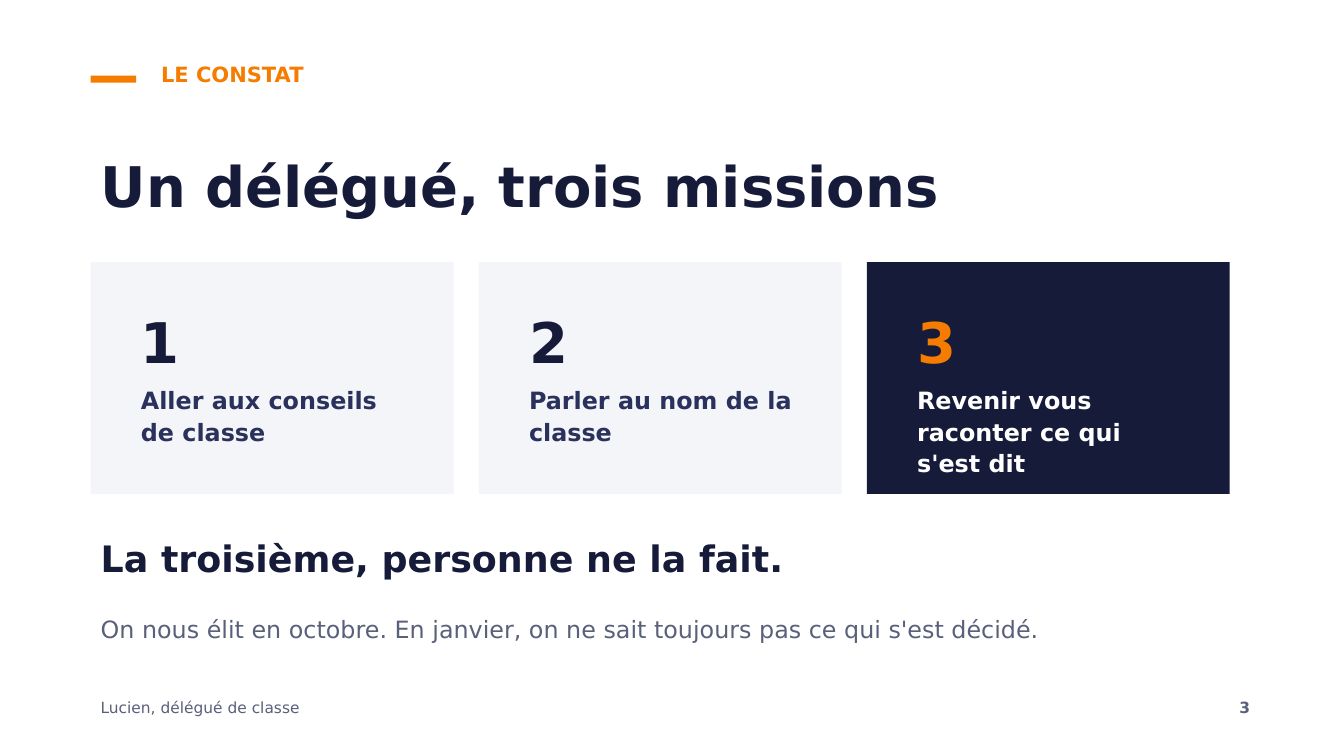
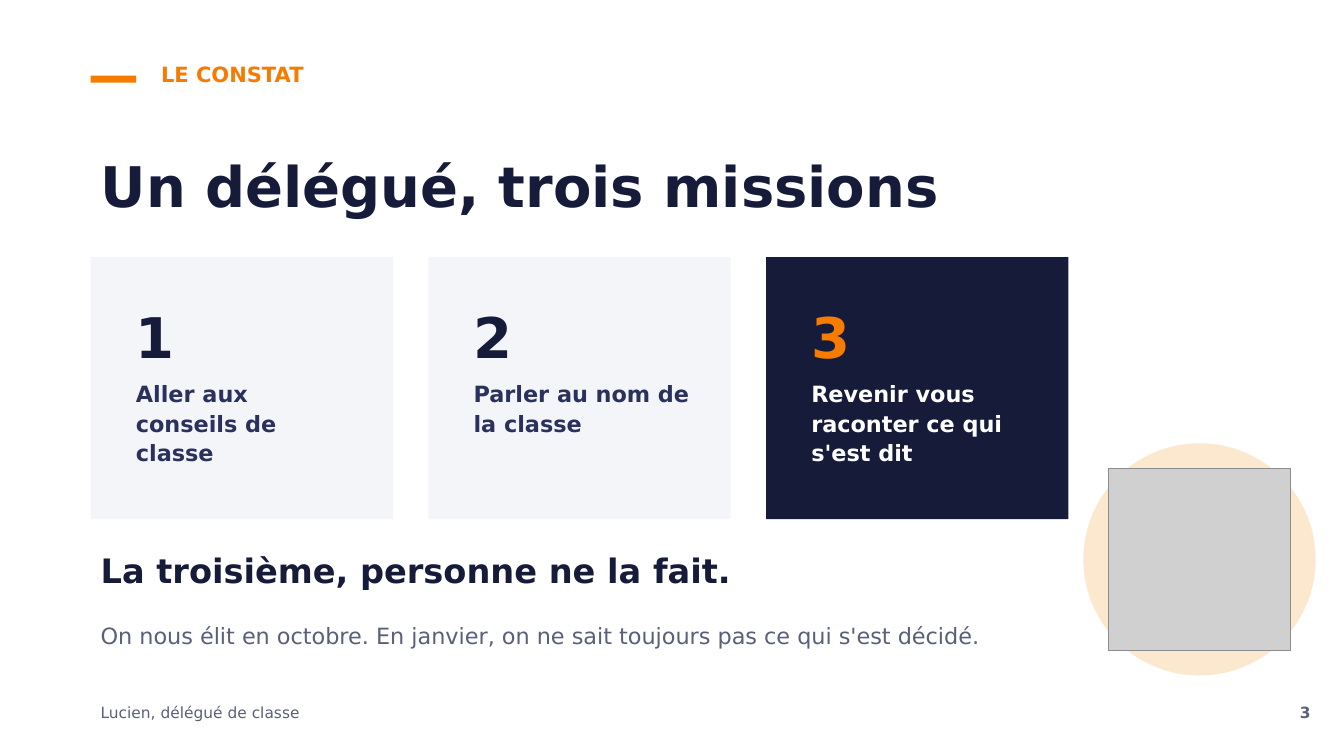
Before and after one commit to lucien-cmd/perso, a slide deck: slide 3 of campagne-delegue-lucien.pptx. Drawn at 1344x756 pixels with LibreOffice and Linux fonts; fonts in the diff are those of the drawing; grey boxes stand for pictures. Boxes give left, top, right and bottom in pixels: in the first picture for what was removed or moved away, otherwise in the second. Text is boxed around its words. In the diff, an @@ line names an element or a change of style, - is before the commit and + after.

```diff
--- a/campagne-delegue-lucien.pptx
+++ b/campagne-delegue-lucien.pptx
@@ rectangle resized from (x1=91, y1=262, x2=454, y2=494) to (x1=91, y1=257, x2=393, y2=519) @@
@@ rectangle resized from (x1=479, y1=262, x2=842, y2=494) to (x1=429, y1=257, x2=731, y2=519) @@
@@ rectangle resized from (x1=867, y1=262, x2=1230, y2=494) to (x1=766, y1=257, x2=1069, y2=519) @@
@@ text "1" moved from (x1=141, y1=322, x2=180, y2=363) to (x1=136, y1=317, x2=175, y2=358) @@
@@ text "2" moved from (x1=529, y1=321, x2=568, y2=363) to (x1=474, y1=316, x2=513, y2=358) @@
@@ text "3" moved from (x1=917, y1=321, x2=956, y2=364) to (x1=811, y1=316, x2=850, y2=359) @@
@@ text "Parler au nom de la ..." moved from (x1=529, y1=391, x2=791, y2=442) to (x1=474, y1=385, x2=689, y2=433) @@
@@ size 17 to 16 pt in 3 elements at (x1=136, y1=385, x2=276, y2=462), (x1=474, y1=385, x2=689, y2=433), (x1=811, y1=385, x2=1003, y2=462) @@
@@ text "Revenir vous raconter ce qui ..." moved from (x1=917, y1=391, x2=1121, y2=473) to (x1=811, y1=385, x2=1003, y2=462) @@
@@ ellipse added at (x1=1084, y1=444, x2=1316, y2=676), fill #FCE7CF @@
@@ picture added at (x1=1109, y1=469, x2=1291, y2=650) @@
@@ text "La troisième, personne ne la ..." moved from (x1=101, y1=543, x2=1038, y2=643) to (x1=101, y1=556, x2=979, y2=649) @@
@@ text "La troisième, personne ne la ..." at (x1=101, y1=556, x2=979, y2=649): size 26 to 24 pt in "La troisième, personne ne la fait."; size 17 to 16 pt in "On nous élit en octobre. En janvier, ..."; less space between paragraphs @@
@@ text "Lucien, délégué de classe" moved from (x1=101, y1=700, x2=300, y2=716) to (x1=101, y1=705, x2=300, y2=721) @@
@@ text "3" moved from (x1=1239, y1=701, x2=1250, y2=713) to (x1=1300, y1=706, x2=1311, y2=718) @@
```
Also in this commit, not shown: 7 other slides changed, 2 other files.
